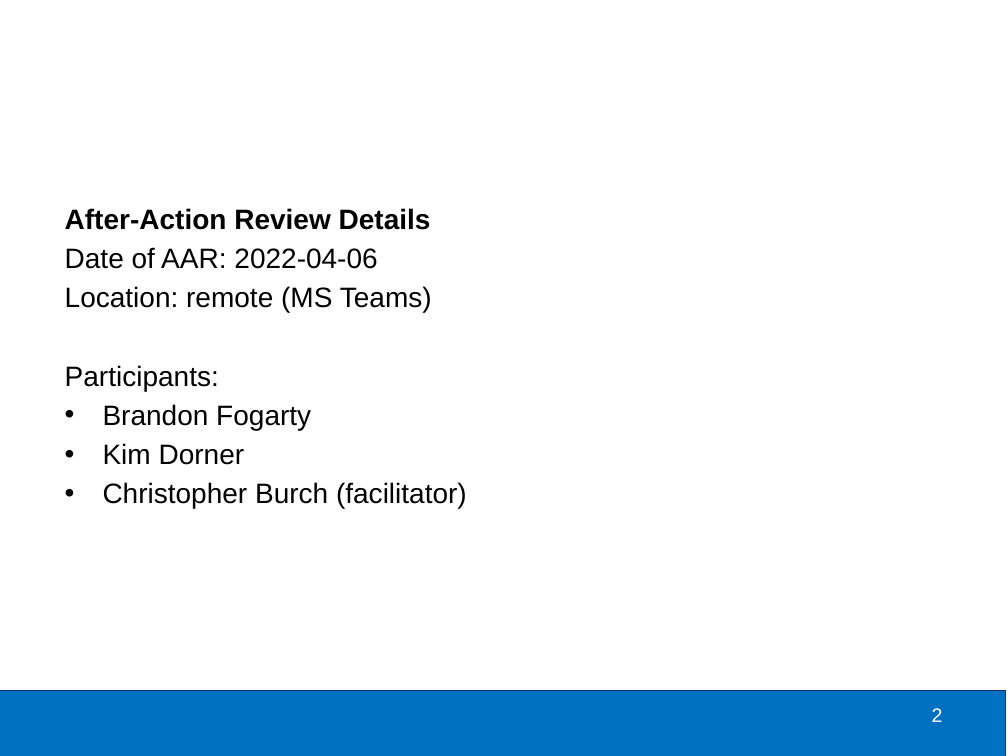
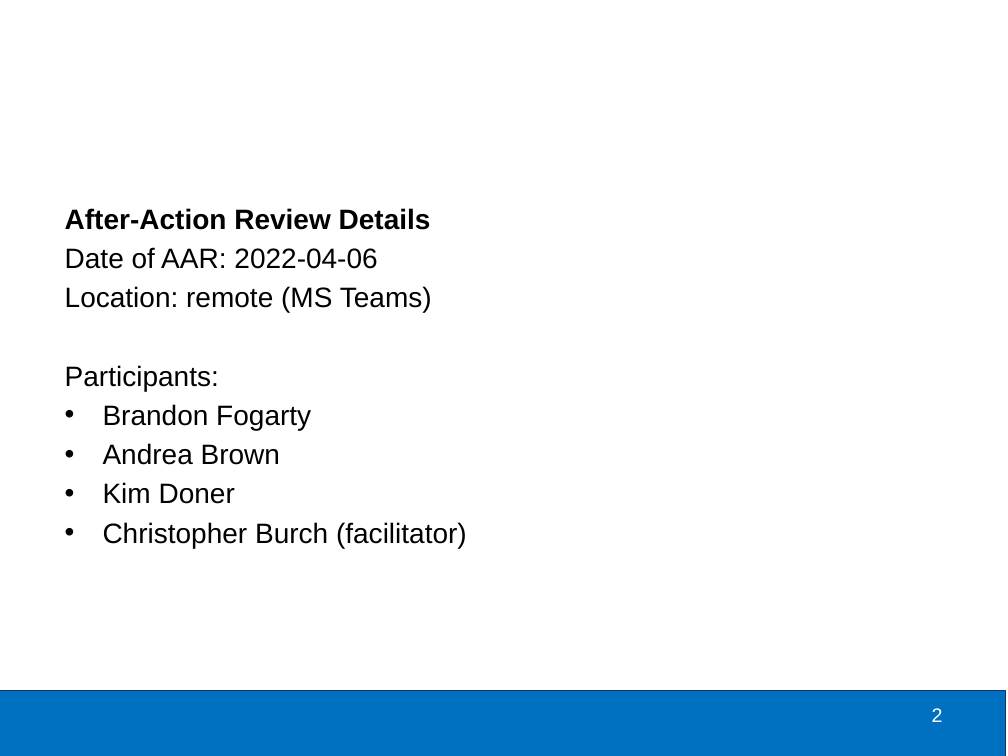
Before and after one commit to burch-cm/training, a slide deck: slide 2 of classes/AAR/complete/GLT Involuntary Off-boarding AAR 2022-04-06.pptx. Drawn at 1008x756 pixels with LibreOffice and Linux fonts; fonts in the diff are those of the drawing; background and template pictures are left out. Boxes give left, top, right and bottom in pixels: in the first picture for what was removed or moved away, otherwise in the second. Text is boxed around its words. In the diff, an @@ line names an element or a change of style, - is before the commit and + after.

```diff
--- a/classes/AAR/complete/GLT Involuntary Off-boarding AAR 2022-04-06.pptx
+++ b/classes/AAR/complete/GLT Involuntary Off-boarding AAR 2022-04-06.pptx
@@ text at bbox=[103, 443, 280, 504]: text changed @@
-• Kim Dorner
+• Andrea Brown
+• Kim Doner
```
Also in this commit, not shown: 7 other slides changed, 3 slides added.
